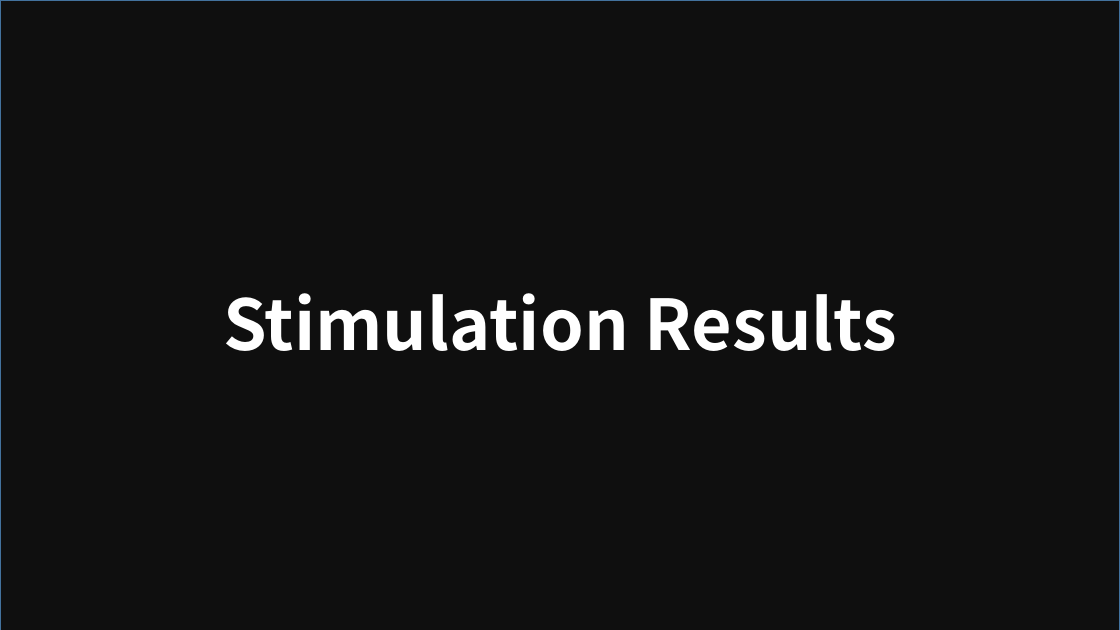
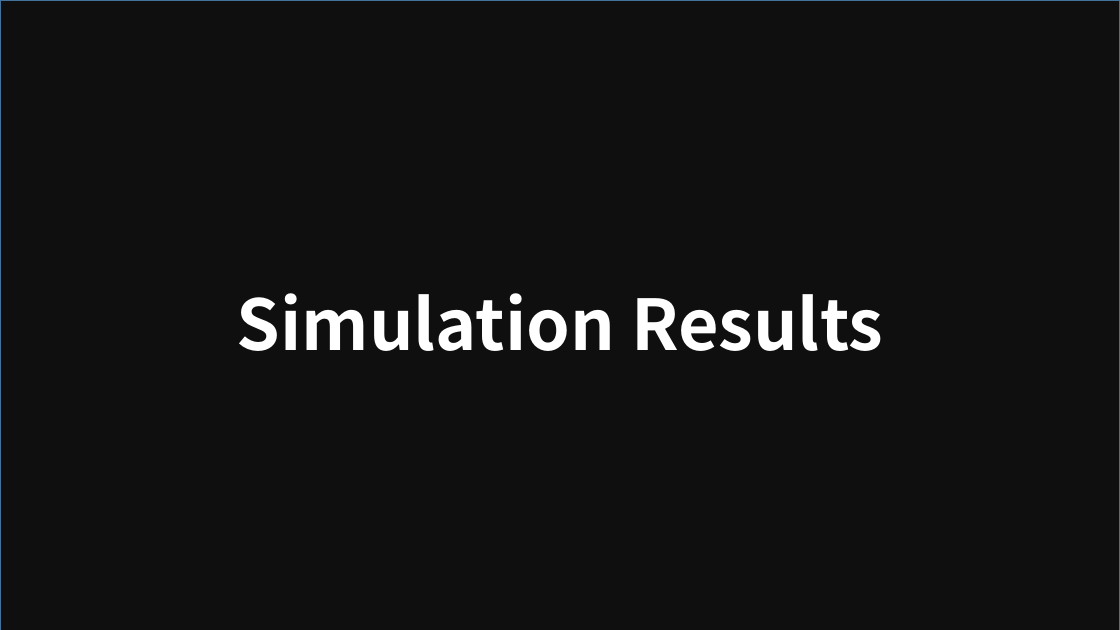
Before and after one commit to bineanfrank/Multi-Agent-System, a slide deck: slide 25 of week_1/paper/Resilient Asymptotic Consensus in Robust Networks.pptx. Drawn at 1120x630 pixels with LibreOffice and Linux fonts; fonts in the diff are those of the drawing; background and template pictures are left out; a plain dark background stands for a picture behind light text. Boxes give left, top, right and bottom in pixels: in the first picture for what was removed or moved away, otherwise in the second. Text is boxed around its words. In the diff, an @@ line names an element or a change of style, - is before the commit and + after.

Commit message:
update ppt

```diff
--- a/week_1/paper/Resilient Asymptotic Consensus in Robust Networks.pptx
+++ b/week_1/paper/Resilient Asymptotic Consensus in Robust Networks.pptx
@@ text at bbox=[237, 293, 883, 351]: text changed @@
-Stimulation Results
+Simulation Results
```
Also in this commit, not shown: 5 other slides changed.
